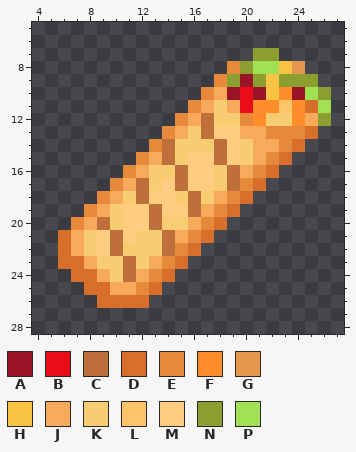
Edited in one commit: pixel-art sprite (Resources/Textures/SS220/Objects/Consumable/Food/shawarma.rsi/shawarmaGrill.png). Above is the file before it was changed.
The file is 32x32 pixels. Shown: x 4..27, y 5..28.
Palette (. is transparent): A #981426  B #ea0d17  C #bf6f3a  D #d76e2a  E #e6893b  F #ff8d29  G #e5974e  H #f8c243  J #f8aa5b  K #f8cc70  L #ffc369  M #ffcc80  N #8d9e31  P #a0e053
Pixels before, first column x 6:
 7 ...............NN....
 8 .............ENPPHG..
 9 ............ENANHNNN.
10 ...........EJABAHFAPN
11 ..........EJKJBFFLFDP
12 .........EJCKKEFKKFJN
13 ........EJKCMMJJEEED.
14 .......ECKKKCMKJJED..
15 ......EJCKMMCMKJED...
16 .....EJKKCMMKCJED....
17 ....EJCKMCMMKCED.....
18 ...EJKCMMKCKJED......
19 ..EJKMMCMMCJED.......
20 .EJCKMMCKKJED........
21 DJKMCMKKCJED.........
22 DJKMCKKKCED..........
23 DDJKKCKJED...........
24 .DDJKCJED............
25 ..DDJJED.............
26 ...DDDD..............
The same view after the edit:
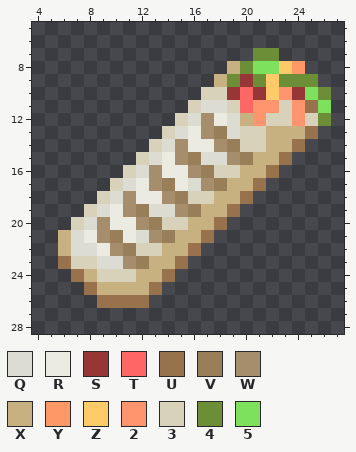
Colours new in this view: Q #dddcd2  R #ebebe2  S #973637  T #ff6767  U #98724d  V #987f59  W #a68e6c  X #c8b181  Y #fe9967  Z #ffcb68  2 #ff956f  3 #d8d2ba  4 #6c8e36  5 #7ee15e
Change:
Changed rows in their new state; - is an unchanged pixel.
first column x 6:
 7 ---------------44----
 8 -------------X455ZY--
 9 ------------X4S4Z444-
10 -----------33STSZ2S54
11 ----------3QQ3T2232U5
12 ---------3QWRQX233234
13 --------3QRWVQ33XXXU-
14 -------3QWRRWV33XXU--
15 ------3QRWVQQWVXXU---
16 -----3QWRRWV33XXU----
17 ----3QRWVRQWVXXU-----
18 ---3QWRRWV33XXU------
19 --3QRWVQQWVXXU-------
20 -3QWRRWV33XXU--------
21 XQRWVRQWVXXU---------
22 XQQRWV33XXU----------
23 U33QQWVXXU-----------
24 -UX333XXU------------
25 --UXXXXU-------------
26 ---UUUU--------------
